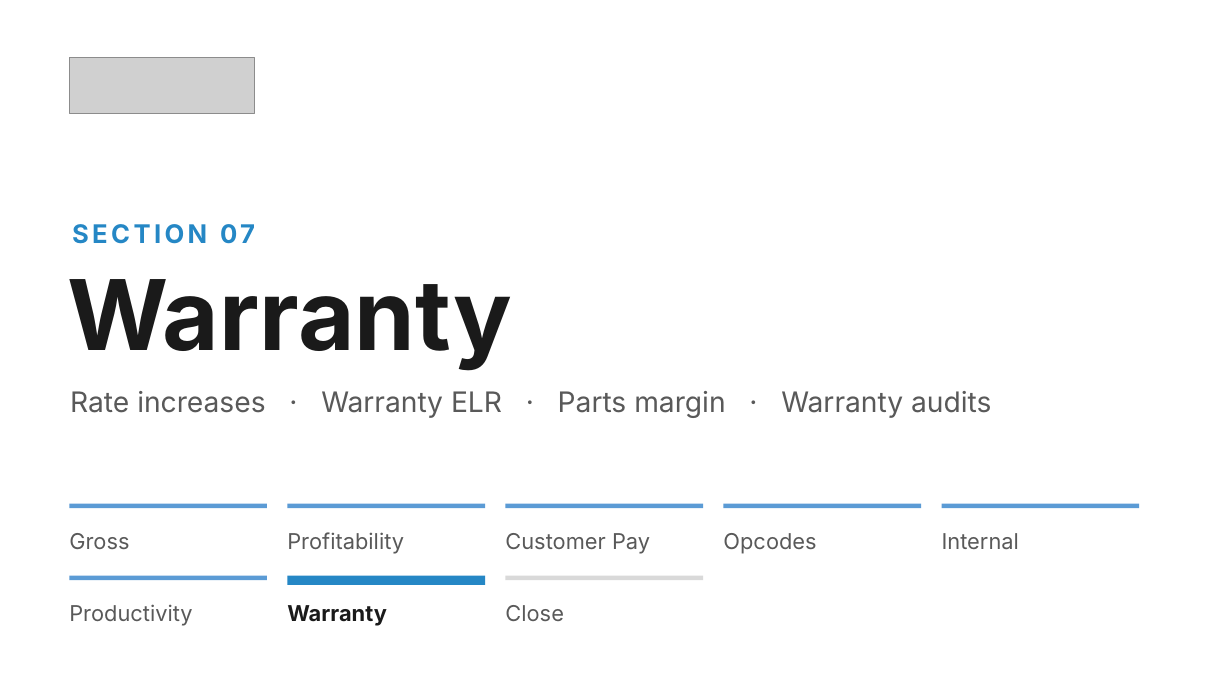
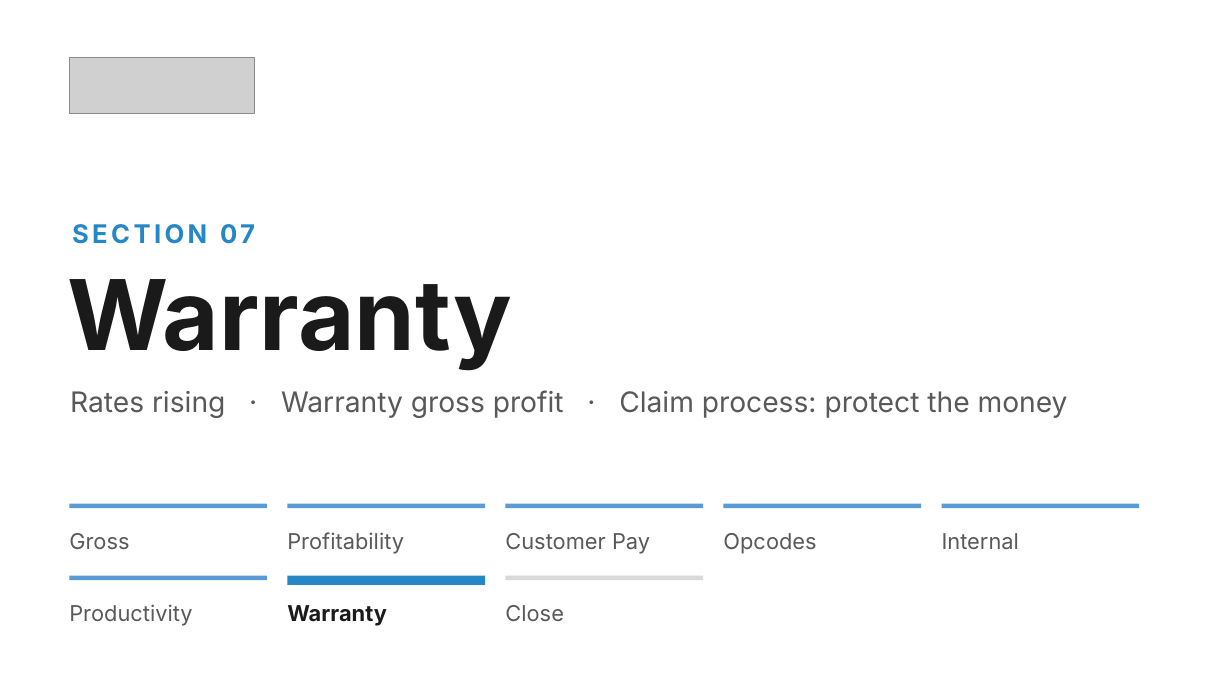
Before and after one commit to Ndresner/Noah, a slide deck: slide 9 of day2-deck/decks/Day 2 Opening - Day 1 Style.pptx. Drawn at 1232x693 pixels with LibreOffice and Linux fonts; fonts in the diff are those of the drawing; grey boxes stand for pictures. Boxes give left, top, right and bottom in pixels: in the first picture for what was removed or moved away, otherwise in the second. Text is boxed around its words. In the diff, an @@ line names an element or a change of style, - is before the commit and + after.

```diff
--- a/day2-deck/decks/Day 2 Opening - Day 1 Style.pptx
+++ b/day2-deck/decks/Day 2 Opening - Day 1 Style.pptx
@@ text at (70, 390, 1068, 418): text changed @@
-Rate increases · Warranty ELR · Parts margin · Warranty audits
+Rates rising · Warranty gross profit · Claim process: protect the money
```
Also in this commit, not shown: 2 other slides changed, 18 other files.
